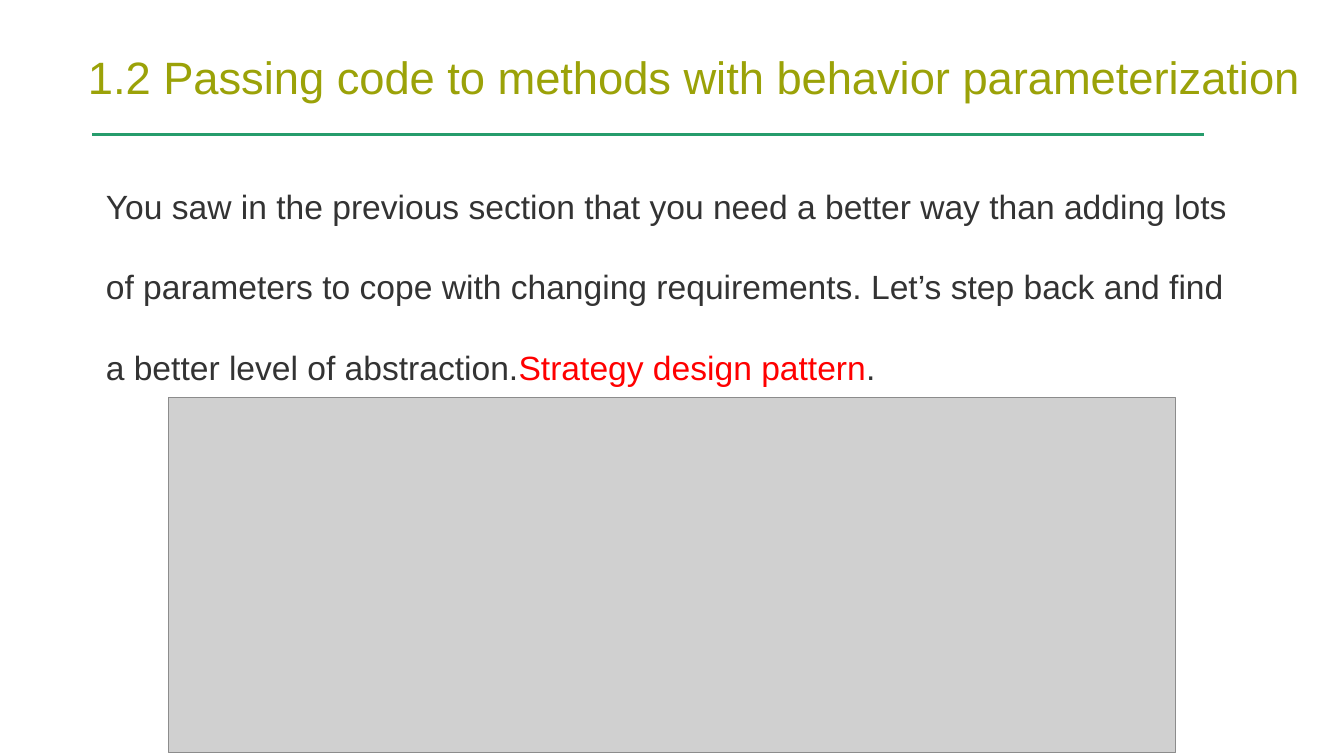
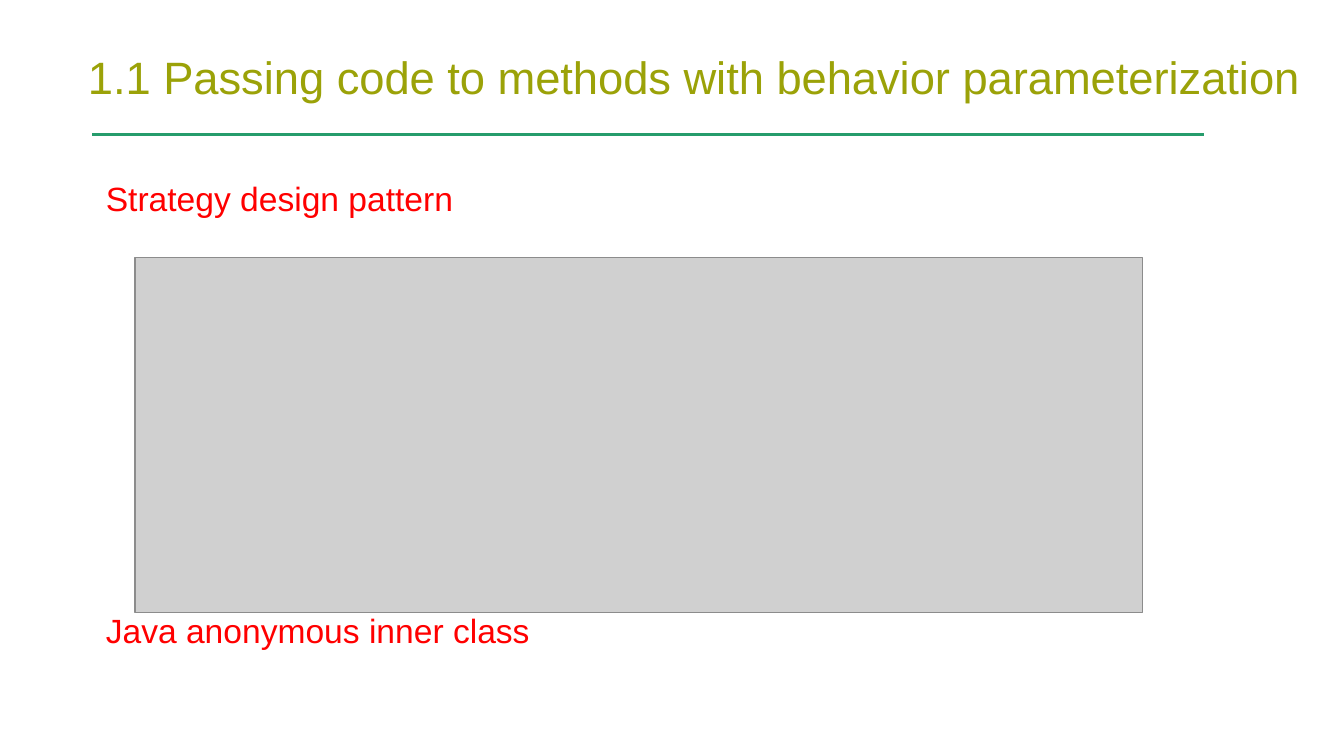
Before and after one commit to huiGod/other, a slide deck: slide 6 of java8.pptx. Drawn at 1344x756 pixels with LibreOffice and Linux fonts; fonts in the diff are those of the drawing; grey boxes stand for pictures; background and template pictures are left out. Boxes give left, top, right and bottom in pixels: in the first picture for what was removed or moved away, otherwise in the second. Text is boxed around its words. In the diff, an @@ line names an element or a change of style, - is before the commit and + after.

```diff
--- a/java8.pptx
+++ b/java8.pptx
@@ title at box(88, 61, 1300, 103): text changed @@
-1.2 Passing code to methods with behavior parameterization
+1.1 Passing code to methods with behavior parameterization
@@ text at box(106, 186, 530, 650): text changed; text colour #333333 to #FF0000 @@
-You saw in the previous section that you need a better way than adding lots of parameters to cope with changing requirements. Let’s step back and find a better level of abstraction.Strategy design pattern.
+Strategy design pattern
+Java anonymous inner class
@@ picture: place and size @@
-picture at box(168, 398, 1175, 753)
+picture at box(134, 257, 1141, 612)
```
Also in this commit, not shown: 11 other slides changed, 13 slides added, 14 slides removed, 2 other files.
